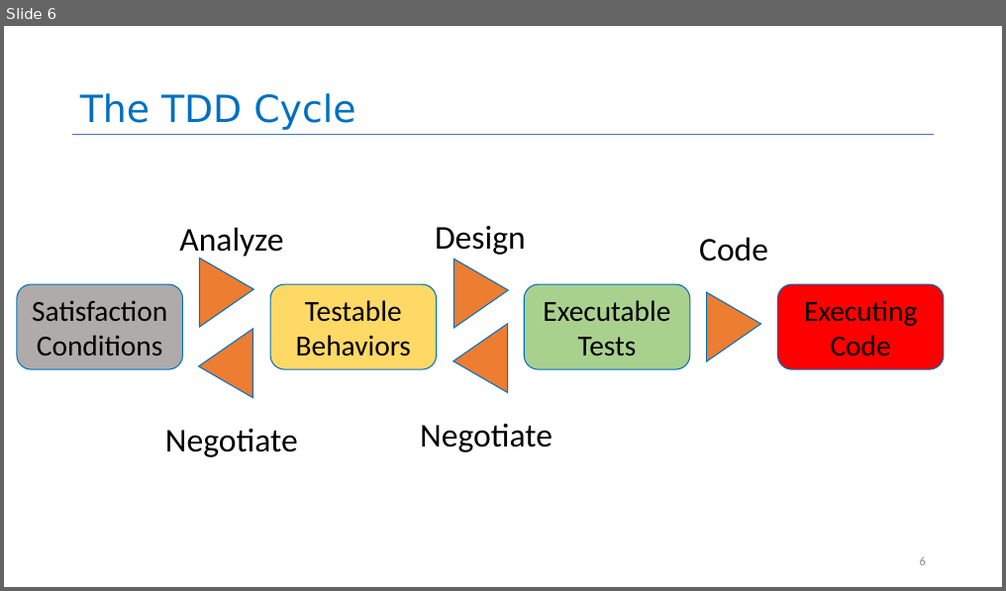
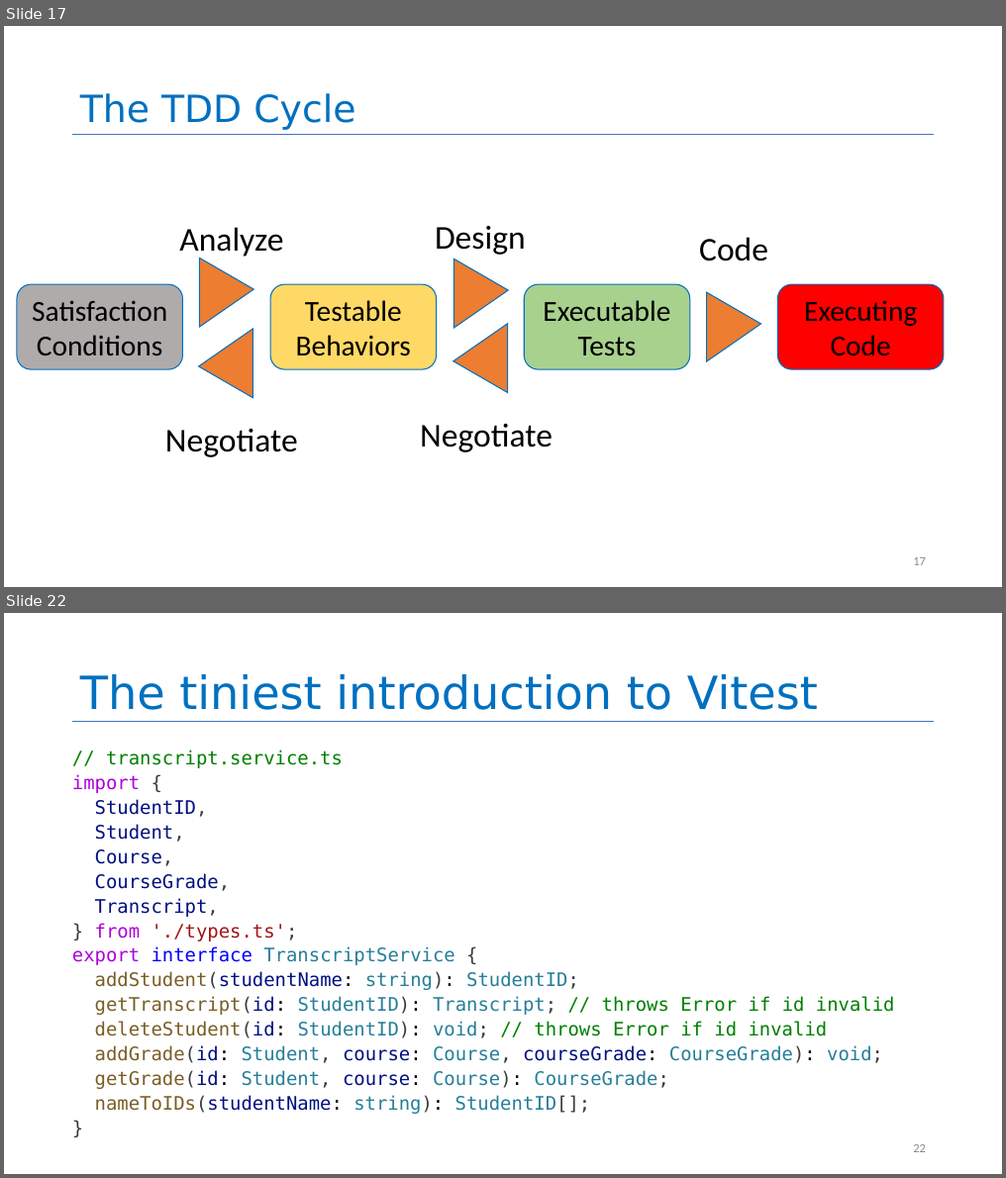
Before and after one commit to neu-se/CS4530-Spring-2026, a slide deck: Slides/Module 02 From Requirements to Code.pptx. Shown one above the other, each under a label of ours: slide 6 before the commit, slides 17 and 22 after it; the slides between them are not shown. The pictures are 1006x591 and 1006x1178 pixels, drawn with LibreOffice and Linux fonts; fonts in the diff are those of the drawing. Boxes give left, top, right and bottom in pixels: in the first picture for what was removed or moved away, otherwise in the second. Text is boxed around its words. In the diff, an @@ line names an element or a change of style, - is before the commit and + after.

```diff
--- a/Slides/Module 02 From Requirements to Code.pptx
+++ b/Slides/Module 02 From Requirements to Code.pptx
@@ slide 22 added at (x1=4, y1=613, x2=1002, y2=1174), background #FFFFFF; not listed: 1 template element that a slide beside it also shows @@
@@ title added at (x1=80, y1=674, x2=818, y2=710), 44 pt, text #0070C0 @@
+The tiniest introduction to Vitest
@@ text added at (x1=72, y1=750, x2=895, y2=1114), 18 pt, text #267F99 @@
+// transcript.service.ts
+import {
+StudentID,
+Student,
+Course,
+CourseGrade,
+Transcript,
+} from './types.ts';
+export interface TranscriptService {
+addStudent(studentName: string): StudentID;
+getTranscript(id: StudentID): Transcript; // throws Error if id invalid
+deleteStudent(id: StudentID): void; // throws Error if id invalid
+addGrade(id: Student, course: Course, courseGrade: CourseGrade): void;
+getGrade(id: Student, course: Course): CourseGrade;
+nameToIDs(studentName: string): StudentID[];
+}
@@ page number added at (x1=913, y1=1145, x2=926, y2=1153), 12 pt, text #8C8C8C @@
+22
@@ what was slide 6 is now slide 17 @@
@@ page number at (x1=913, y1=558, x2=926, y2=566): text changed @@
-6
+17
```
Also in this commit, not shown: 12 slides changed, 18 other slides added, 15 slides removed, 1 other file.
